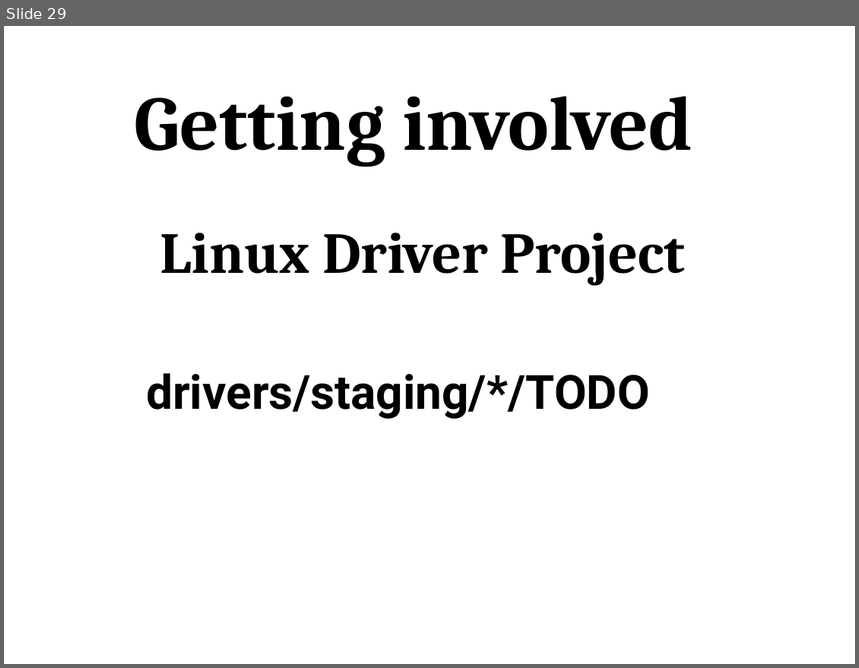
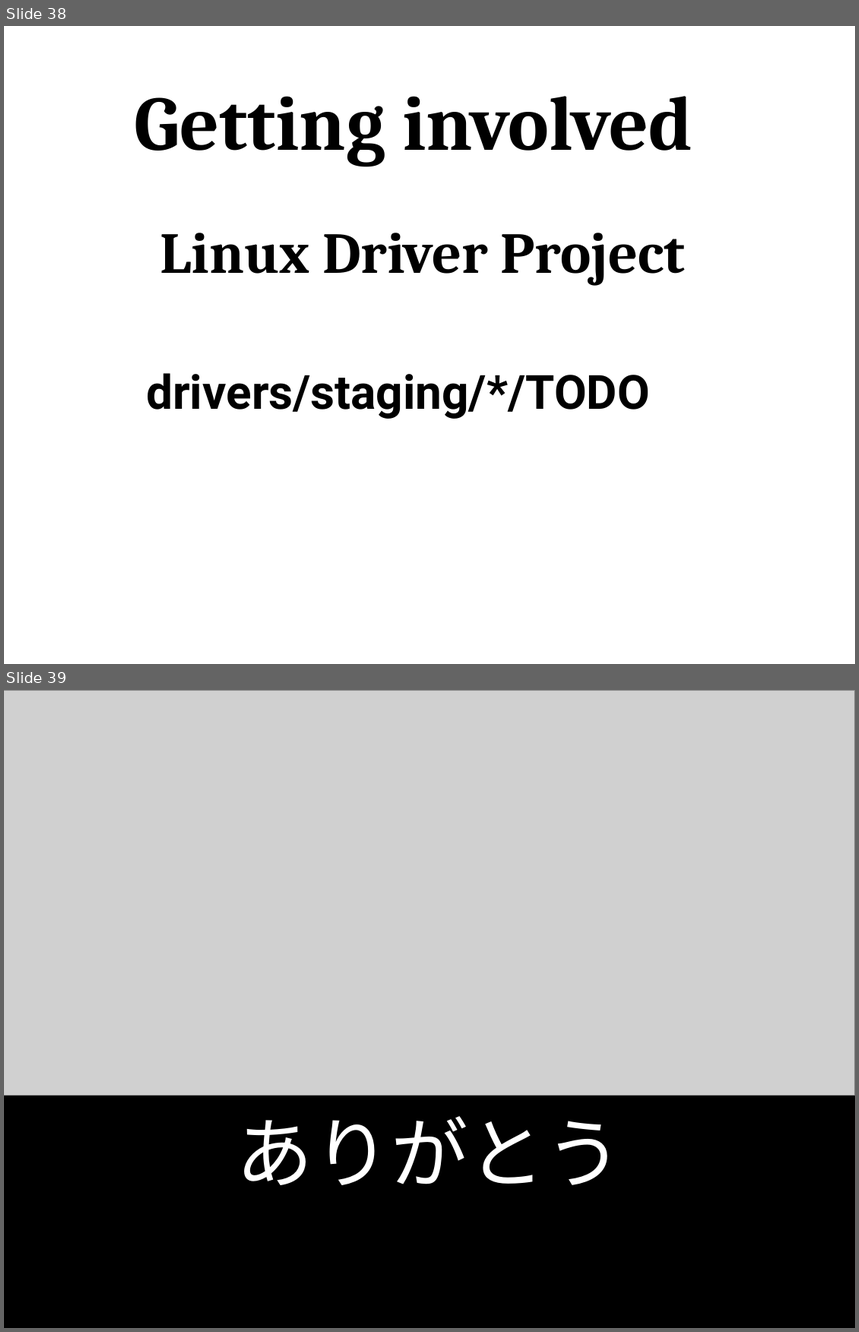
Before and after one commit to gregkh/kernel-development, a slide deck: kernel-development.odp. Shown one above the other, each under a label of ours: slide 29 before the commit, slides 38 and 39 after it. The pictures are 859x668 and 859x1332 pixels, drawn with LibreOffice and Linux fonts; fonts in the diff are those of the drawing; grey boxes stand for pictures. Boxes give left, top, right and bottom in pixels: in the first picture for what was removed or moved away, otherwise in the second. Text is boxed around its words. In the diff, an @@ line names an element or a change of style, - is before the commit and + after.

```diff
--- a/kernel-development.odp
+++ b/kernel-development.odp
@@ slide 39 added at (4,690,855,1328), background #FFFFFF @@
@@ rectangle added at (4,690,855,1328), fill #000000, outline #000000 0 pt @@
@@ picture added at (4,690,855,1096) @@
@@ text added at (237,1116,623,1186), 72 pt, text #FFFFFF @@
+ありがとう
@@ what was slide 29 is now slide 38 @@
```
Also in this commit, not shown: 3 slides changed, 14 other slides added, 4 slides removed, 1 other file.
